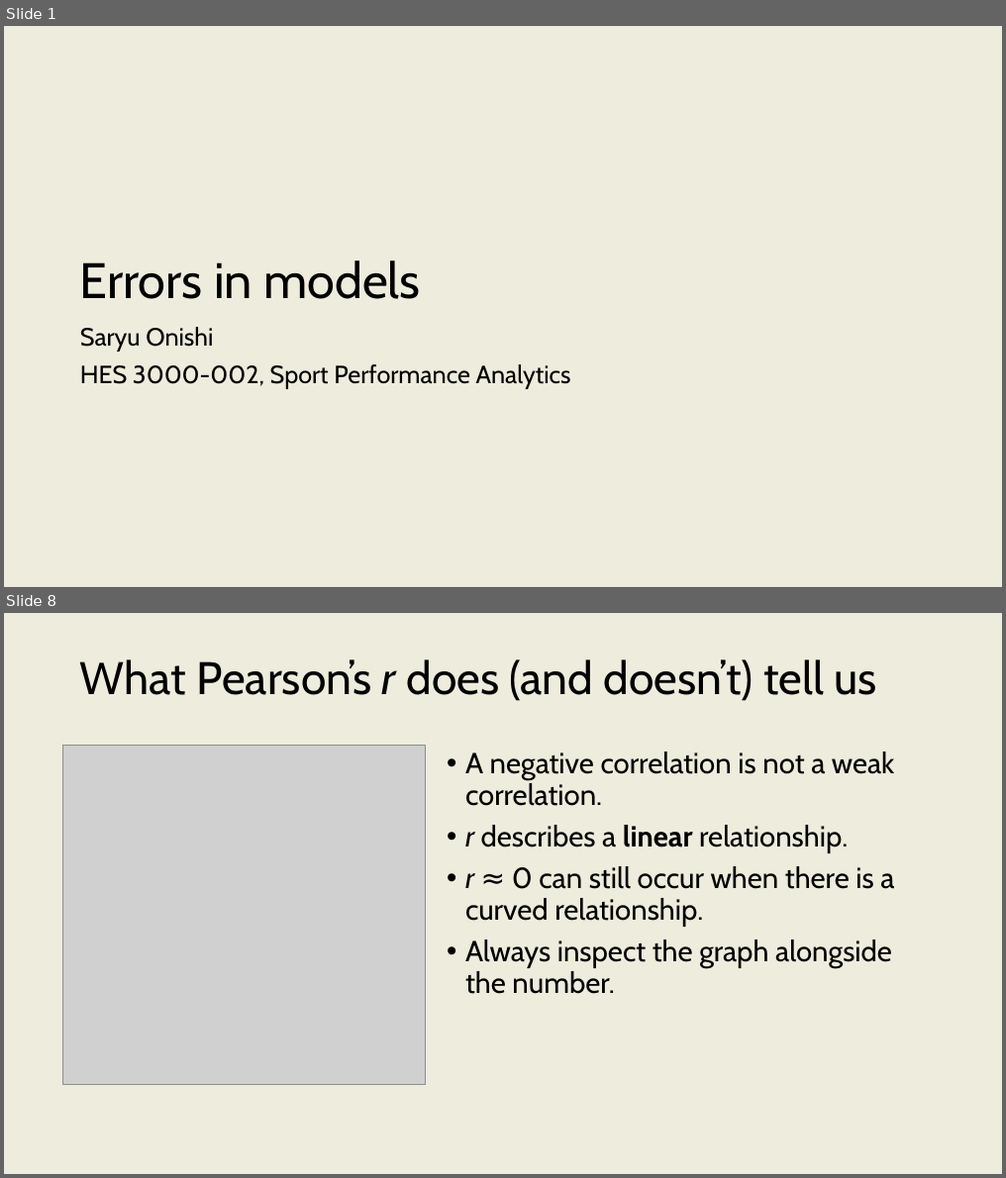
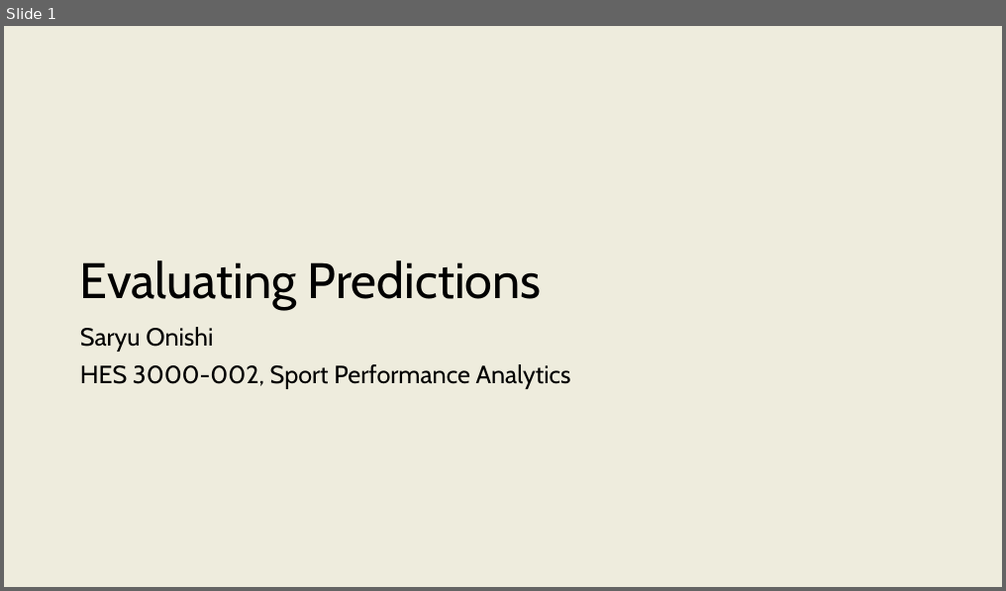
Before and after one commit to onishisaryu/HES-3000-Sports-Data-Analytics, a slide deck: pptx/Lecture11.pptx. Shown one above the other, each under a label of ours: slides 1 and 8 before the commit, slide 1 after it; the slides between them are not shown. The pictures are 1006x1178 and 1006x591 pixels, drawn with LibreOffice and Linux fonts; fonts in the diff are those of the drawing; grey boxes stand for pictures. Boxes give left, top, right and bottom in pixels: in the first picture for what was removed or moved away, otherwise in the second. Text is boxed around its words. In the diff, an @@ line names an element or a change of style, - is before the commit and + after.

```diff
--- a/pptx/Lecture11.pptx
+++ b/pptx/Lecture11.pptx
@@ slide 8 removed at bbox=[4, 613, 1002, 1174], background #EEECDD @@
@@ title removed at bbox=[80, 660, 877, 701] @@
-What Pearson’s r does (and doesn’t) tell us
@@ picture removed at bbox=[63, 745, 426, 1084] @@
@@ text removed at bbox=[465, 752, 894, 994] @@
-• A negative correlation is not a weak correlation.
-• r describes a linear relationship.
-• r ≈ 0 can still occur when there is a curved relationship.
-• Always inspect the graph alongside the number.
@@ slide 1 changed as well @@
@@ title at bbox=[80, 261, 542, 309]: text changed @@
-Errors in models
+Evaluating Predictions
```
Also in this commit, not shown: 4 other slides changed, 21 slides added, 18 other slides removed, 7 other files.
